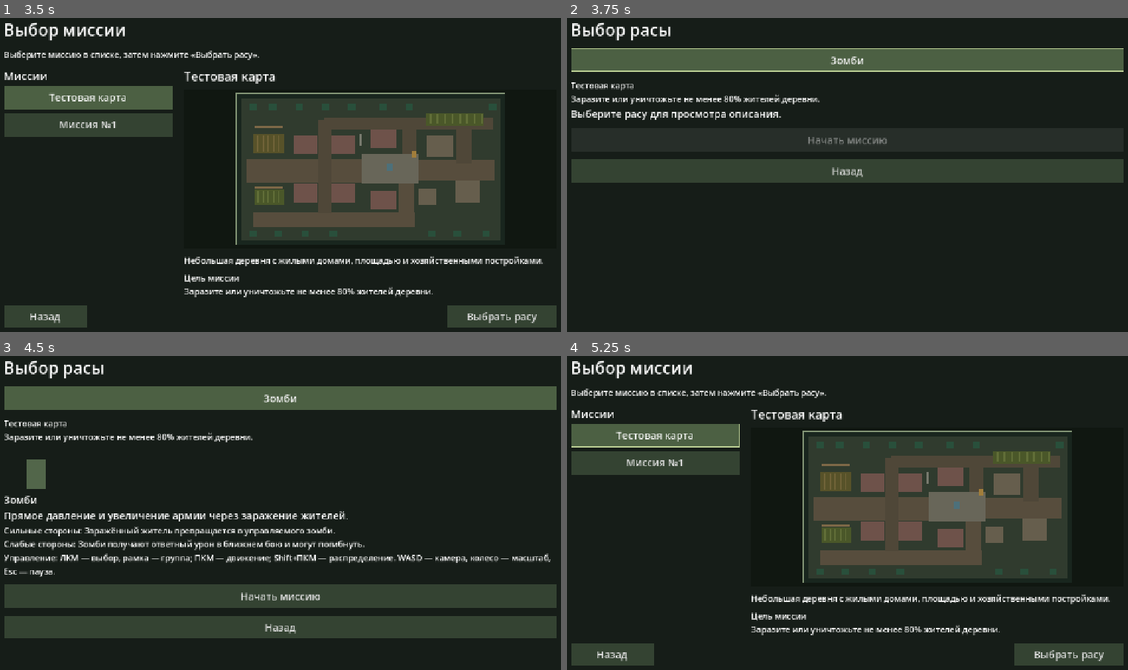
Above: before the commit, frames 1-4 (two rows, left to right).
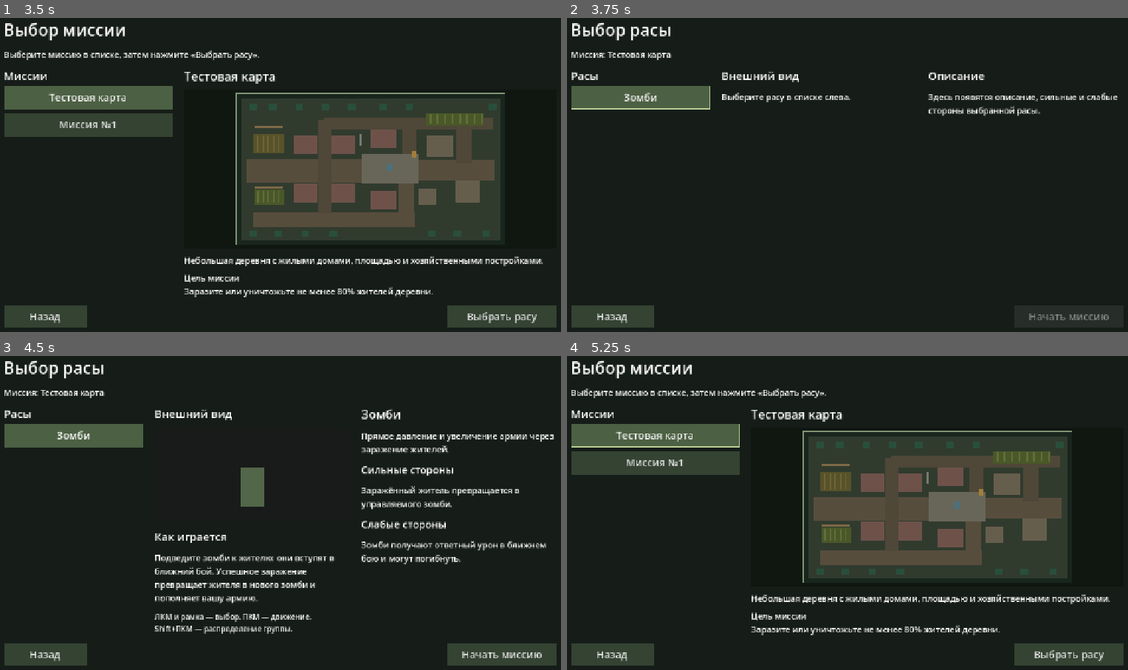
Above: after the commit, the same moments.

Repository: tivel47-ai/i-m-a-monster
Game: Godot game, scene res://scenes/main.tscn
Same seed, same stepped clock (60 frames per second), same inputs: the game is played once before the commit and once after it.
Inputs:
- Up to frame 1 (3.5 s): click "Начать игру" at 0.5 s; click "Назад" at 1.25 s; click "Начать игру" at 2 s; click "Тестовая карта" at 2.75 s
- Up to frame 2 (3.75 s): click "Выбрать расу" at 3.5 s
- Up to frame 3 (4.5 s): click "Зомби" at 4.25 s
- Up to frame 4 (5.25 s): click "Назад" at 5 s

Frame 1 is identical in both runs. In frame 2, 20% of the frame differs, in the area x 0-100%, y 9-99%; in frame 3, 34%; in frame 4, nothing differs.

Commit message:
Изменение экрана "Выбор расы"

Diff:
--- a/scripts/main.gd
+++ b/scripts/main.gd
@@ -13,6 +13,10 @@
 var ui: Control
 var race_list: VBoxContainer
 var race_preview: VBoxContainer
+var race_details: VBoxContainer
+var race_buttons: Dictionary = {}
+var race_mission_label: Label
+var race_back_button: Button
 var start_button: Button
 var result_text: Label
 var settings_status: Label
@@ -197,13 +201,47 @@
 	choose_race_button.custom_minimum_size.x = 240
 	choose_race_button.disabled = true
 	var races := _page(Screen.RACES, "Выбор расы")
+	races.size_flags_vertical = Control.SIZE_EXPAND_FILL
+	race_mission_label = _text(races, "", 18)
+	var race_columns := HBoxContainer.new()
+	race_columns.add_theme_constant_override("separation", 24)
+	race_columns.size_flags_vertical = Control.SIZE_EXPAND_FILL
+	race_columns.custom_minimum_size.y = 390
+	races.add_child(race_columns)
+	var race_left := VBoxContainer.new()
+	race_left.custom_minimum_size.x = 220
+	race_left.size_flags_horizontal = Control.SIZE_EXPAND_FILL
+	race_columns.add_child(race_left)
+	_text(race_left, "Расы", 24)
+	var race_scroll := ScrollContainer.new()
+	race_scroll.size_flags_vertical = Control.SIZE_EXPAND_FILL
+	race_scroll.horizontal_scroll_mode = ScrollContainer.SCROLL_MODE_DISABLED
+	race_left.add_child(race_scroll)
 	race_list = VBoxContainer.new()
-	races.add_child(race_list)
+	race_list.size_flags_horizontal = Control.SIZE_EXPAND_FILL
+	race_list.add_theme_constant_override("separation", 8)
+	race_scroll.add_child(race_list)
 	race_preview = VBoxContainer.new()
-	races.add_child(race_preview)
-	start_button = _button(races, "Начать миссию", _start_mission)
+	race_preview.size_flags_horizontal = Control.SIZE_EXPAND_FILL
+	race_preview.size_flags_stretch_ratio = 1.4
+	race_preview.add_theme_constant_override("separation", 16)
+	race_columns.add_child(race_preview)
+	race_details = VBoxContainer.new()
+	race_details.size_flags_horizontal = Control.SIZE_EXPAND_FILL
+	race_details.size_flags_stretch_ratio = 1.4
+	race_details.add_theme_constant_override("separation", 16)
+	race_columns.add_child(race_details)
+	var race_footer := HBoxContainer.new()
+	race_footer.add_theme_constant_override("separation", 24)
+	races.add_child(race_footer)
+	race_back_button = _button(race_footer, "Назад", func(): _show(Screen.MISSIONS))
+	race_back_button.custom_minimum_size.x = 180
+	var race_spacer := Control.new()
+	race_spacer.size_flags_horizontal = Control.SIZE_EXPAND_FILL
+	race_footer.add_child(race_spacer)
+	start_button = _button(race_footer, "Начать миссию", _start_mission)
+	start_button.custom_minimum_size.x = 240
 	start_button.disabled = true
-	_button(races, "Назад", func(): _show(Screen.MISSIONS))
 	var pause := _page(Screen.PAUSE, "Пауза")
 	_text(pause, "Нажмите Esc, чтобы продолжить")
 	_button(pause, "В главное меню", func():
@@ -245,8 +283,11 @@
 func _open_race_selection() -> void:
 	if screen != Screen.MISSIONS or not CATALOG.MISSIONS.has(selected_mission): return
 	_clear_children(race_list)
+	race_buttons.clear()
 	for race_id in CATALOG.MISSIONS[selected_mission].races:
-		_button(race_list, CATALOG.RACES[race_id].name, _select_race.bind(race_id))
+		var item := _button(race_list, CATALOG.RACES[race_id].name, _select_race.bind(race_id))
+		item.toggle_mode = true
+		race_buttons[race_id] = item
 	_update_preview()
 	_show(Screen.RACES)
 
@@ -257,25 +298,45 @@
 
 func _update_preview() -> void:
 	_clear_children(race_preview)
-	_text(race_preview, CATALOG.MISSIONS[selected_mission].name + "\n" + CATALOG.MISSIONS[selected_mission].objectives, 18)
+	_clear_children(race_details)
+	race_mission_label.text = "Миссия: " + CATALOG.MISSIONS[selected_mission].name
+	for race_id in race_buttons:
+		race_buttons[race_id].set_pressed_no_signal(race_id == selected_race)
+	_text(race_preview, "Внешний вид", 24)
 	start_button.disabled = not CATALOG.RACES.has(selected_race)
 	if start_button.disabled:
-		_text(race_preview, "Выберите расу для просмотра описания.")
+		_text(race_preview, "Выберите расу в списке слева.", 18)
+		_text(race_details, "Описание", 24)
+		_text(race_details, "Здесь появятся описание, сильные и слабые стороны выбранной расы.", 18)
 		return
 	var race: Dictionary = CATALOG.RACES[selected_race]
 	# Render the current scene's polygon, without running unit AI in the menu.
 	var source: Node2D = load(race.preview).instantiate()
 	var visual := source.get_node("Polygon2D").duplicate() as Polygon2D
 	source.free()
-	var preview := Control.new()
-	preview.custom_minimum_size.y = 100
-	preview.add_child(visual)
-	visual.position = Vector2(70, 64)
-	visual.scale = Vector2.ONE * 3
+	var preview := PanelContainer.new()
+	preview.custom_minimum_size.y = 200
+	preview.mouse_filter = Control.MOUSE_FILTER_IGNORE
+	var center := CenterContainer.new()
+	center.mouse_filter = Control.MOUSE_FILTER_IGNORE
+	preview.add_child(center)
+	var portrait := Control.new()
+	portrait.custom_minimum_size = Vector2(100, 150)
+	portrait.mouse_filter = Control.MOUSE_FILTER_IGNORE
+	center.add_child(portrait)
+	portrait.add_child(visual)
+	visual.position = Vector2(50, 100)
+	visual.scale = Vector2.ONE * 4
 	race_preview.add_child(preview)
-	_text(race_preview, race.name + "\n" + race.description)
-	_text(race_preview, "Сильные стороны: " + race.strengths + "\nСлабые стороны: " + race.weaknesses, 18)
-	_text(race_preview, "Управление: ЛКМ — выбор, рамка — группа; ПКМ — движение; Shift+ПКМ — распределение. WASD — камера, колесо — масштаб, Esc — пауза.", 18)
+	_text(race_preview, "Как играется", 24)
+	_text(race_preview, race.gameplay, 18)
+	_text(race_preview, "ЛКМ и рамка — выбор. ПКМ — движение. Shift+ПКМ — распределение группы.", 16)
+	_text(race_details, race.name, 26)
+	_text(race_details, race.description, 18)
+	_text(race_details, "Сильные стороны", 22)
+	_text(race_details, race.strengths, 18)
+	_text(race_details, "Слабые стороны", 22)
+	_text(race_details, race.weaknesses, 18)
 
 func _start_mission() -> void:
 	if screen != Screen.RACES or not CATALOG.MISSIONS.has(selected_mission): return
--- a/scripts/mission_catalog.gd
+++ b/scripts/mission_catalog.gd
@@ -21,6 +21,7 @@
 	"zombie": {
 		"name": "Зомби",
 		"description": "Прямое давление и увеличение армии через заражение жителей.",
+		"gameplay": "Подведите зомби к жителю: они вступят в ближний бой. Успешное заражение превращает жителя в нового зомби и пополняет вашу армию.",
 		"strengths": "Заражённый житель превращается в управляемого зомби.",
 		"weaknesses": "Зомби получают ответный урон в ближнем бою и могут погибнуть.",
 		"preview": "res://scenes/zombie.tscn",
--- a/tests/menu_validation.gd
+++ b/tests/menu_validation.gd
@@ -101,8 +101,25 @@
 	click("Выбрать расу")
 	check(app.screen == app.Screen.RACES, "Choose Race explicitly opens race selection")
 	check(app.start_button.disabled, "Start disabled before selecting a valid race")
+	app._start_mission()
+	check(app.screen == app.Screen.RACES and app.mission == null, "Race screen cannot launch before selecting race")
+	await frames()
+	pointer_click("Зомби")
+	check(not app.start_button.disabled and app.mission == null, "Race updates preview without launching")
+	await frames()
+	check(app.race_list.get_global_rect().end.x < app.race_preview.get_global_rect().position.x and app.race_preview.get_global_rect().end.x < app.race_details.get_global_rect().position.x, "Race list, appearance and details form three columns")
+	check(app.race_buttons.zombie.button_pressed, "Selected race is highlighted")
+	check(app.race_preview.find_children("*", "Polygon2D", true, false).size() == 1 and get_nodes_in_group("player_units").is_empty(), "Portrait shows one visual without running units")
+	var details := ""
+	for label in app.race_details.find_children("*", "Label", true, false): details += label.text
+	check("Зомби" in details and "Сильные стороны" in details and "Слабые стороны" in details, "Description and strengths/weaknesses appear on the right")
+	check(app.race_back_button.position.x < app.start_button.position.x and app.race_back_button.global_position.y == app.start_button.global_position.y, "Back and Start occupy left and right ends of footer")
 	click("Зомби")
-	check(not app.start_button.disabled and app.mission == null, "Race updates preview without launching")
+	check(app.race_preview.find_children("*", "Polygon2D", true, false).size() == 1, "Repeated selection replaces portrait without duplicates")
+	click("Назад")
+	check(app.screen == app.Screen.MISSIONS and app.selected_race == "zombie", "Race Back preserves selection")
+	click("Выбрать расу")
+	check(app.race_buttons.zombie.button_pressed and not app.start_button.disabled, "Returning restores race highlight and launch availability")
 	esc()
 	await frames()
 	check(app.selected_mission == "village" and scroll == Vector2i(app.mission_scroll.scroll_horizontal, app.mission_scroll.scroll_vertical), "Race Back retains mission and list position")
Binary file changed: docs/Схема меню.png
Not shown, changed: docs/game_design.md
Not shown, changed: docs/technical_design.md
